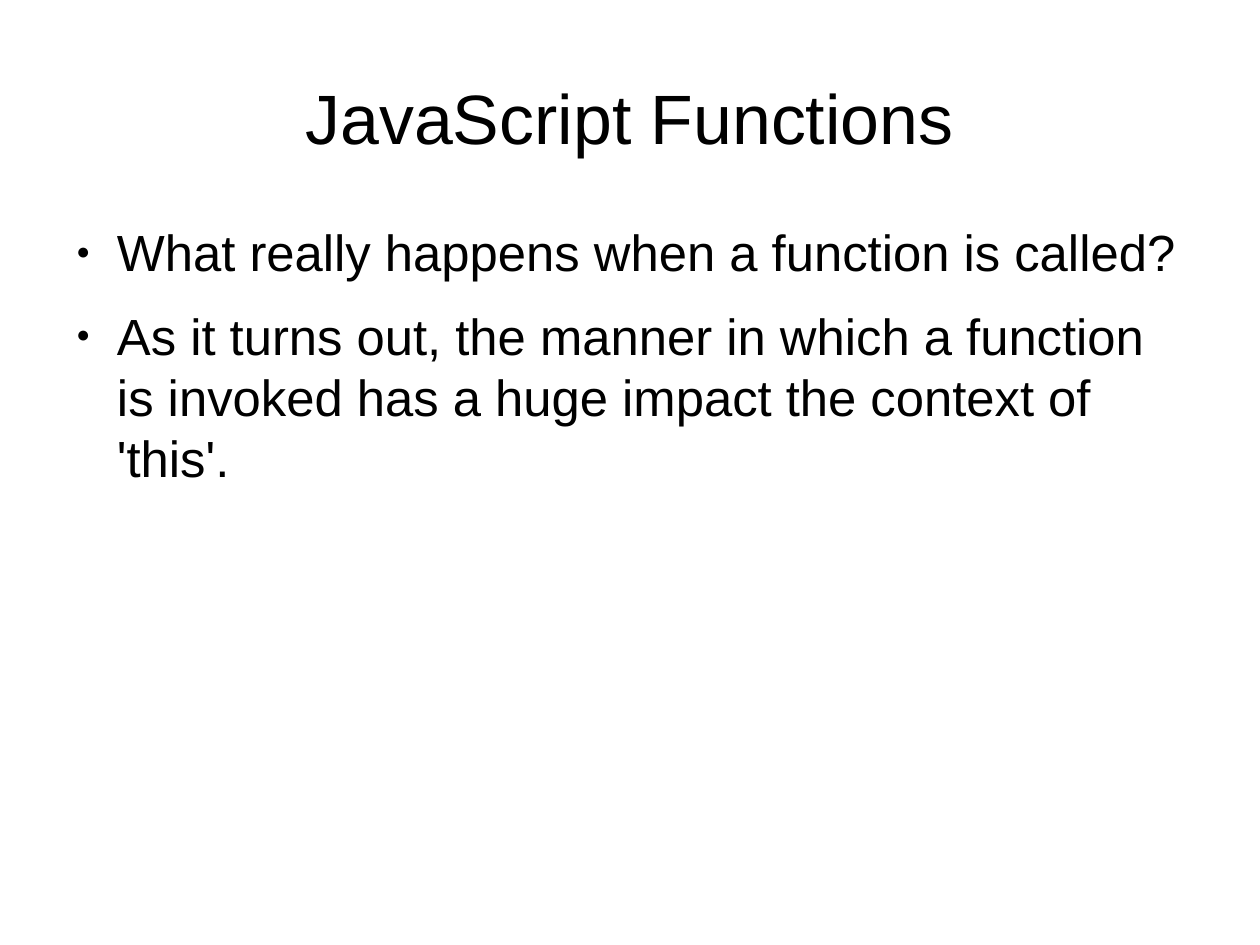
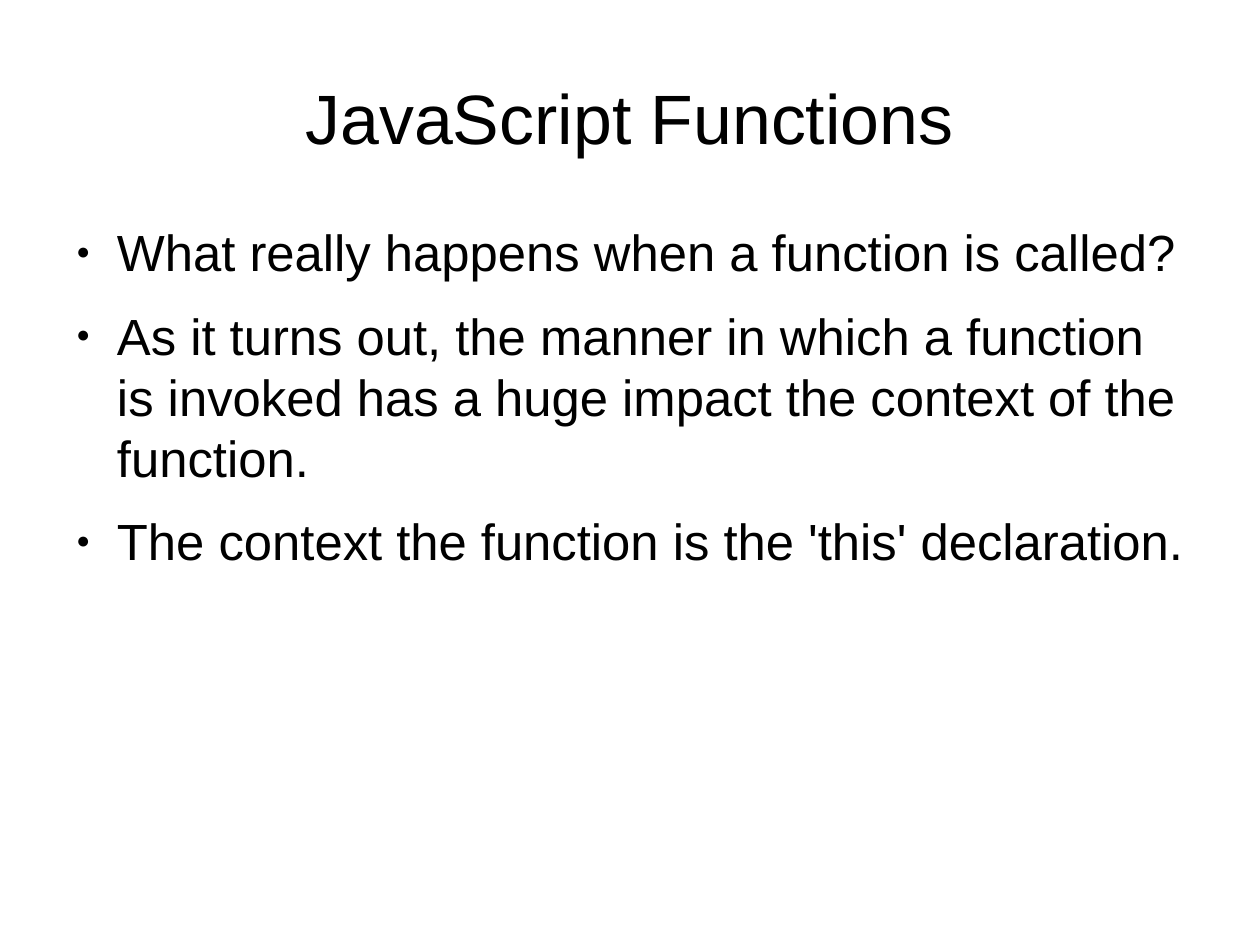
Before and after one commit to tomafc330/presentations, a slide deck: slide 5 of advanced-javascript/presentation.odp. Drawn at 1260x945 pixels with LibreOffice and Linux fonts; fonts in the diff are those of the drawing. Boxes give left, top, right and bottom in pixels: in the first picture for what was removed or moved away, otherwise in the second. Text is boxed around its words. In the diff, an @@ line names an element or a change of style, - is before the commit and + after.

```diff
--- a/advanced-javascript/presentation.odp
+++ b/advanced-javascript/presentation.odp
@@ text at [117, 318, 1183, 561]: text changed @@
-● As it turns out, the manner in which a function is invoked has a huge impact the context of 'this'.
+● As it turns out, the manner in which a function is invoked has a huge impact the context of the function.
+● The context the function is the 'this' declaration.
```
Also in this commit, not shown: 8 other slides changed, 8 other files.
